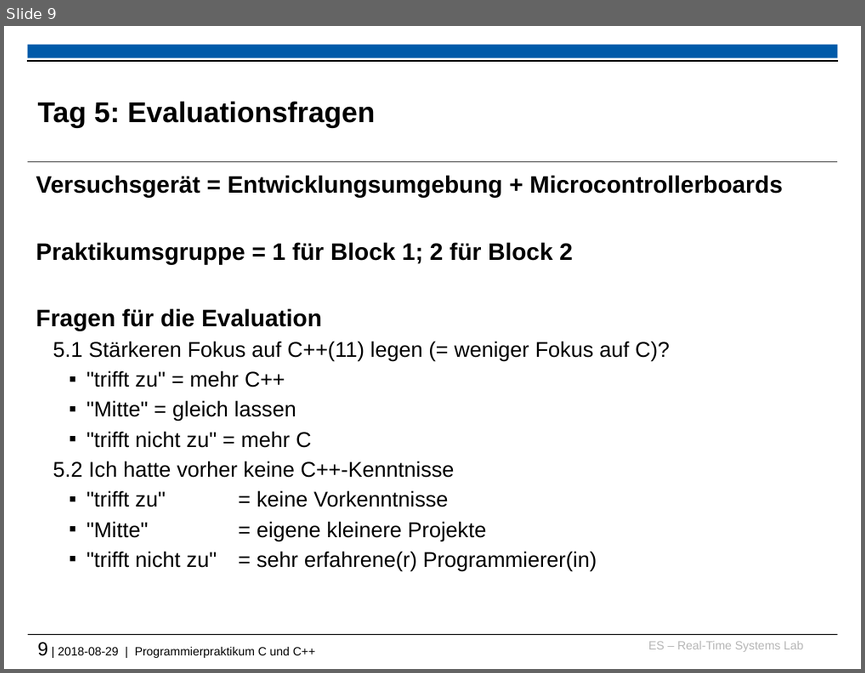
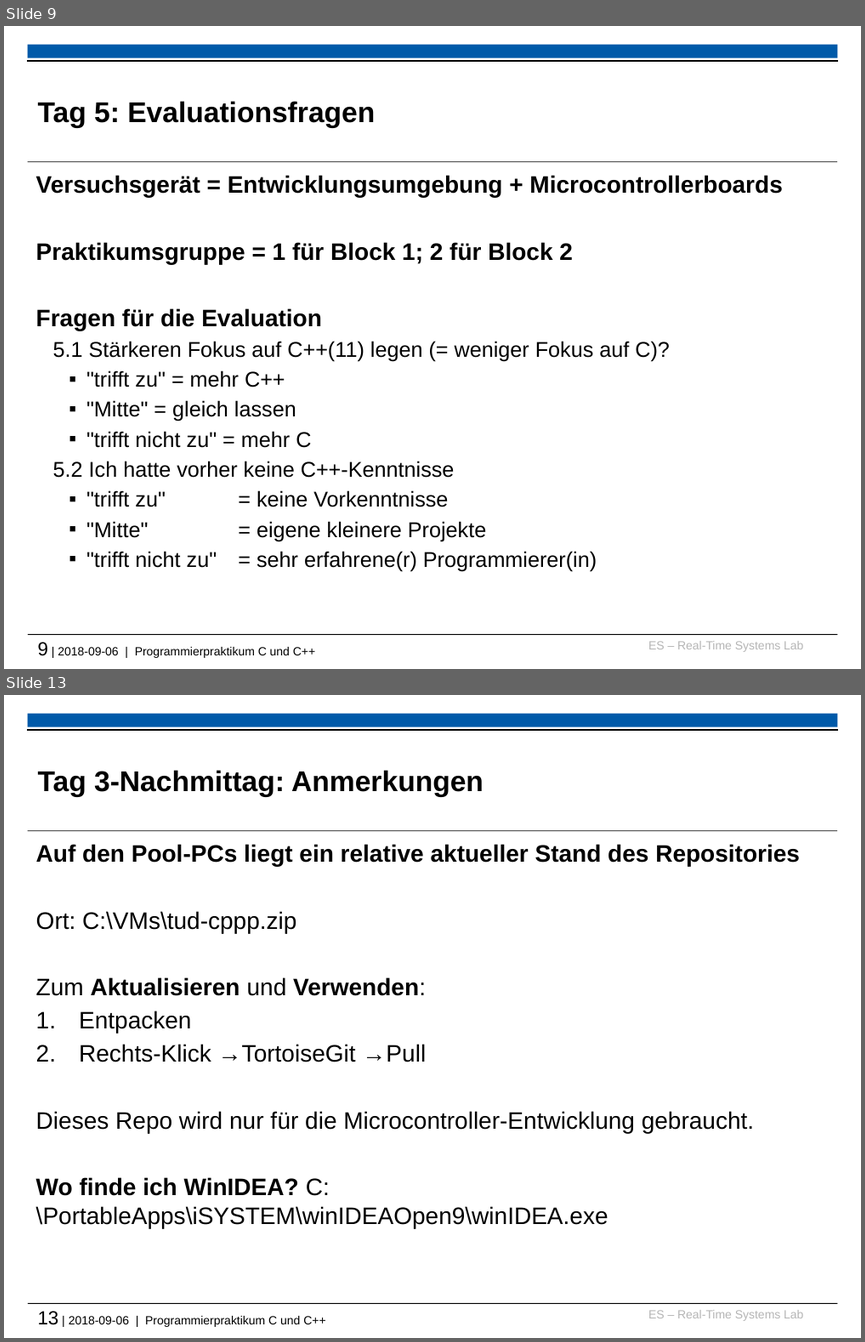
Before and after one commit to Gafielt/tud-cppp, a slide deck: 2018/recap_and_warmup_slides.pptx. Shown one above the other, each under a label of ours: slide 9 before the commit, slides 9 and 13 after it; the slides between them are not shown. The pictures are 865x673 and 865x1342 pixels, drawn with LibreOffice and Linux fonts; fonts in the diff are those of the drawing; background and template pictures are left out. Boxes give left, top, right and bottom in pixels: in the first picture for what was removed or moved away, otherwise in the second. Text is boxed around its words. In the diff, an @@ line names an element or a change of style, - is before the commit and + after.

```diff
--- a/2018/recap_and_warmup_slides.pptx
+++ b/2018/recap_and_warmup_slides.pptx
@@ slide 13 added at <box>4,695,861,1338</box>, background #FFFFFF; not listed: 6 template elements that a slide beside it also shows @@
@@ title added at <box>38,770,483,797</box>, 24 pt, text #000000, bold @@
+Tag 3-Nachmittag: Anmerkungen
@@ text added at <box>36,844,800,1228</box>, 20 pt, text #000000 @@
+Auf den Pool-PCs liegt ein relative aktueller Stand des Repositories
+Ort: C:\VMs\tud-cppp.zip
+Zum Aktualisieren und Verwenden:
+1. Entpacken
+2. Rechts-Klick →TortoiseGit →Pull
+Dieses Repo wird nur für die Microcontroller-Entwicklung gebraucht.
+Wo finde ich WinIDEA? C:\PortableApps\iSYSTEM\winIDEAOpen9\winIDEA.exe
@@ text at <box>38,641,315,658</box>: text changed @@
-9 | 2018-08-29 | Programmierpraktikum C und C++
+9 | 2018-09-06 | Programmierpraktikum C und C++
```
Also in this commit, not shown: 4 other slides added, 22 other files.
